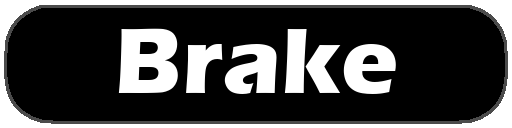
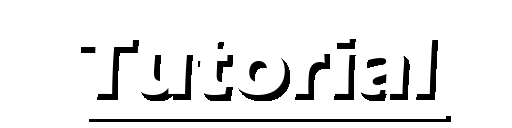
Revision of a layered (512, 128) image; what changed, layer by layer:
hid "weapon #1" over [4, 5, 508, 124]
added layer "Tutorial" above "Tutorial #1" over [76, 33, 433, 95]
added layer "Tutorial #1" above "Accel" over [81, 39, 438, 101]
hid "Brake" over [118, 28, 396, 94]
painted on "weapon #2" over [84, 113, 446, 119]
added layer "貼り付けられたレイヤー #1" above "r" over [89, 116, 451, 122]
hid "weapon" over [6, 6, 506, 122]
